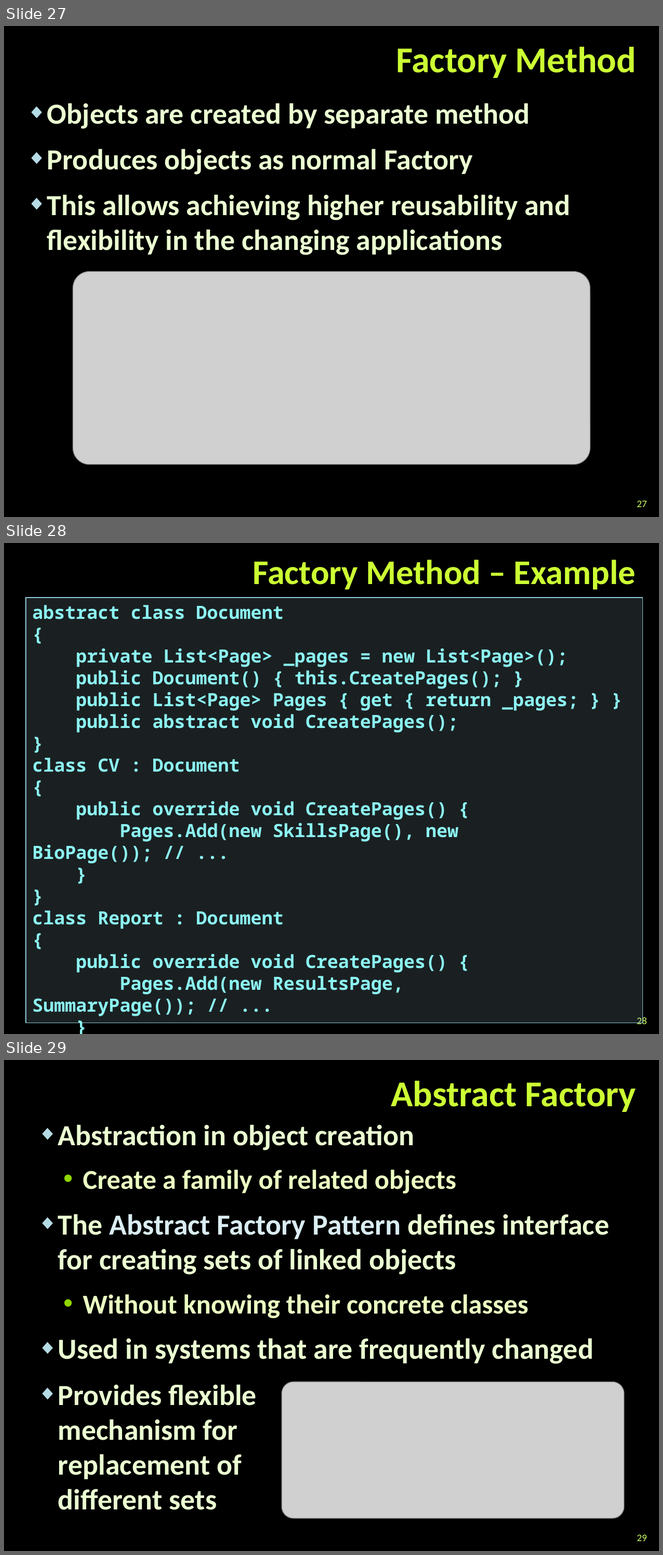
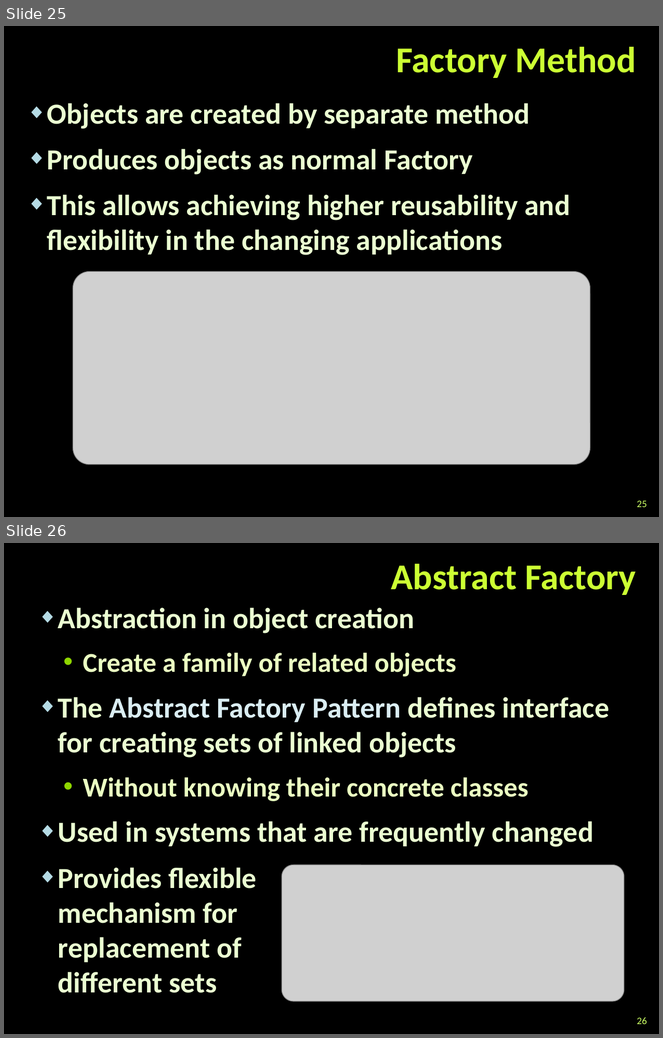
Before and after one commit to martin-nikolov/Telerik-Academy, a slide deck: Programming with C#/3. C# Object-Oriented Programming/07. Design Patterns/Design Patterns.pptx. Shown one above the other, each under a label of ours: slides 27, 28 and 29 before the commit, slides 25 and 26 after it. The pictures are 663x1555 and 663x1038 pixels, drawn with LibreOffice and Linux fonts; fonts in the diff are those of the drawing; grey boxes stand for pictures; background and template pictures are left out. Boxes give left, top, right and bottom in pixels: in the first picture for what was removed or moved away, otherwise in the second. Text is boxed around its words. In the diff, an @@ line names an element or a change of style, - is before the commit and + after.

```diff
--- a/Programming with C#/3. C# Object-Oriented Programming/07. Design Patterns/Design Patterns.pptx
+++ b/Programming with C#/3. C# Object-Oriented Programming/07. Design Patterns/Design Patterns.pptx
@@ slide 28 removed at <box>4,543,659,1034</box>, background picture (left out) @@
@@ title removed at <box>253,560,636,590</box> @@
-Factory Method – Example
@@ rectangle removed at <box>26,598,643,1023</box> @@
-abstract class Document
-{
-private List<Page> _pages = new List<Page>();
-public Document() { this.CreatePages(); }
-public List<Page> Pages { get { return _pages; } }
-public abstract void CreatePages();
-}
-class CV : Document
-{
-public override void CreatePages() {
-Pages.Add(new SkillsPage(), new BioPage()); // ...
-}
-}
-class Report : Document
-{
-public override void CreatePages() {
-Pages.Add(new ResultsPage, SummaryPage()); // ...
-}
-}
@@ page number removed at <box>637,1016,647,1025</box> @@
-28
@@ what was slide 27 is now slide 25 @@
@@ page number at <box>637,501,647,508</box>: text changed @@
-27
+25
@@ what was slide 29 is now slide 26 @@
@@ page number at <box>637,1018,647,1025</box>: text changed @@
-29
+26
```
Also in this commit, not shown: 4 slides changed, 5 other slides removed, 2 other files.
